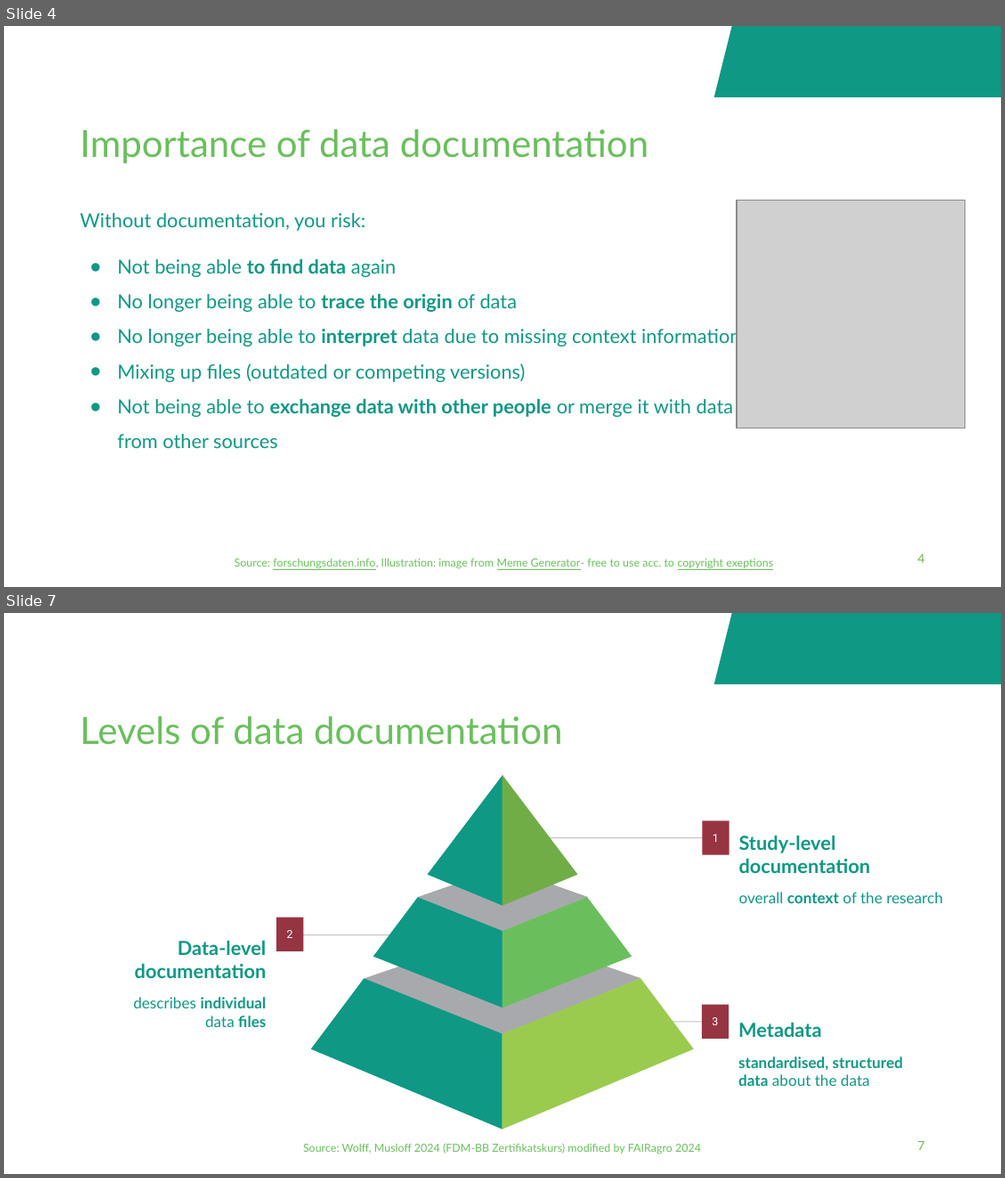
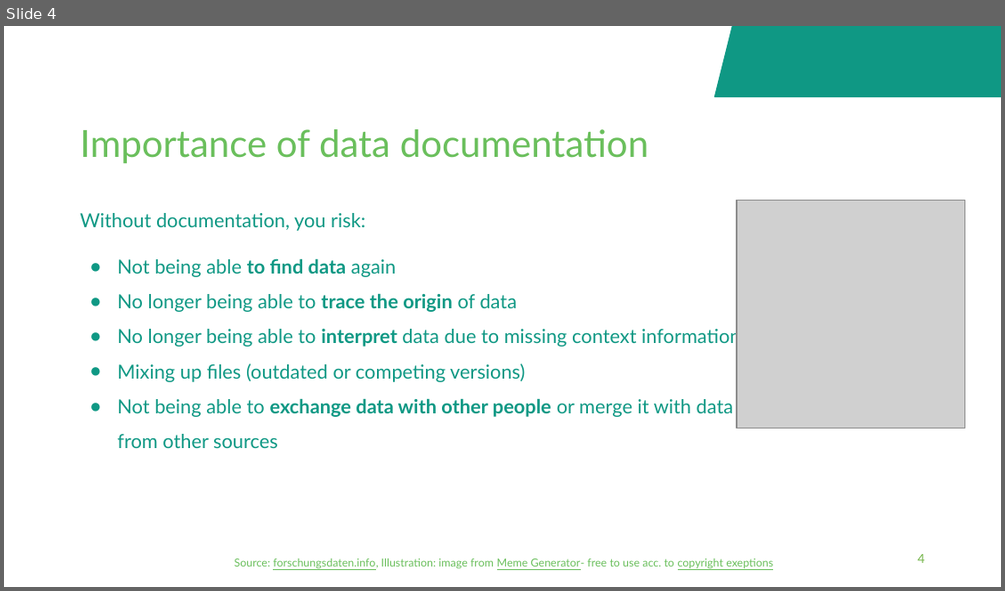
Before and after one commit to fairagro/FAIRagro_Modular-RDM-Training-Material, a slide deck: FAIRagro_Trainings_planned/2026-11_YSM_JKI/20261117-02-Documentation-Intro-05min-Bosse.odp. Shown one above the other, each under a label of ours: slides 4 and 7 before the commit, slide 4 after it; the slides between them are not shown. The pictures are 1005x1178 and 1005x591 pixels, drawn with LibreOffice and Linux fonts; fonts in the diff are those of the drawing; grey boxes stand for pictures; background and template pictures are left out. Boxes give left, top, right and bottom in pixels: in the first picture for what was removed or moved away, otherwise in the second. Text is boxed around its words. In the diff, an @@ line names an element or a change of style, - is before the commit and + after.

```diff
--- a/FAIRagro_Trainings_planned/2026-11_YSM_JKI/20261117-02-Documentation-Intro-05min-Bosse.odp
+++ b/FAIRagro_Trainings_planned/2026-11_YSM_JKI/20261117-02-Documentation-Intro-05min-Bosse.odp
@@ slide 7 removed at [4, 613, 1001, 1174], background #FFFFFF; not listed: 1 template element that a slide beside it also shows @@
@@ title removed at [80, 716, 562, 745] @@
-Levels of data documentation
@@ group removed at [311, 774, 694, 1128]: 8 freeform shapes @@
@@ rectangle removed at [702, 820, 728, 854] @@
-1
@@ line removed from (539, 838) to (726, 838) @@
@@ text removed at [739, 835, 943, 903] @@
-Study-level documentation
-overall context of the research
@@ rectangle removed at [276, 917, 303, 951] @@
-2
@@ text removed at [133, 940, 267, 1027] @@
-Data-level documentation
-describes individual data files
@@ line removed from (400, 935) to (286, 935) @@
@@ rectangle removed at [702, 1005, 728, 1038] @@
-3
@@ line removed from (662, 1022) to (726, 1022) @@
@@ text removed at [738, 1022, 903, 1086] @@
-Metadata
-standardised, structured data about the data
@@ text removed at [303, 1143, 701, 1153] @@
-Source: Wolff, Musloff 2024 (FDM-BB Zertifikatskurs) modified by FAIRagro 2024
@@ page number removed at [917, 1141, 924, 1150] @@
-7
```
Also in this commit, not shown: 7 other slides removed, 11 other files.
